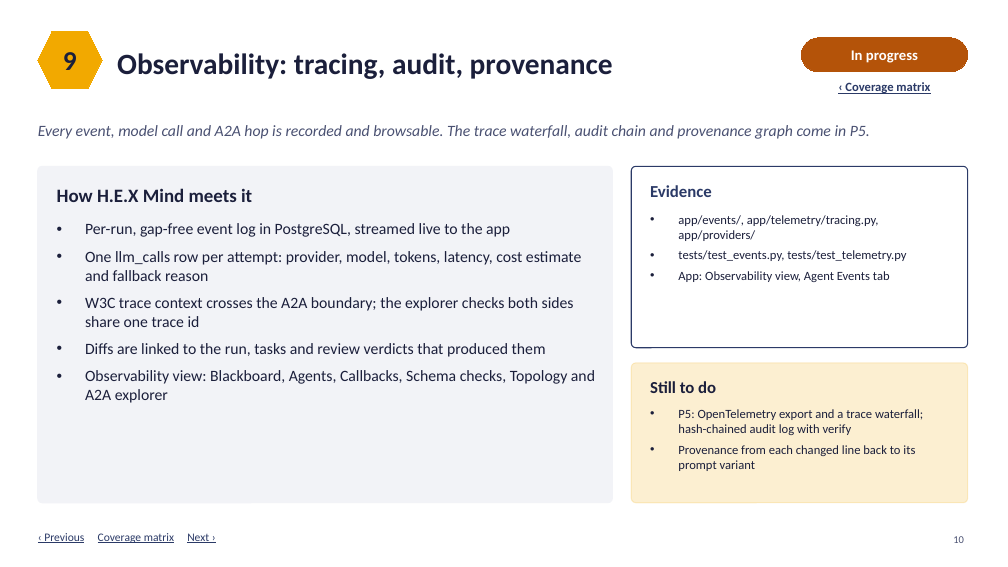
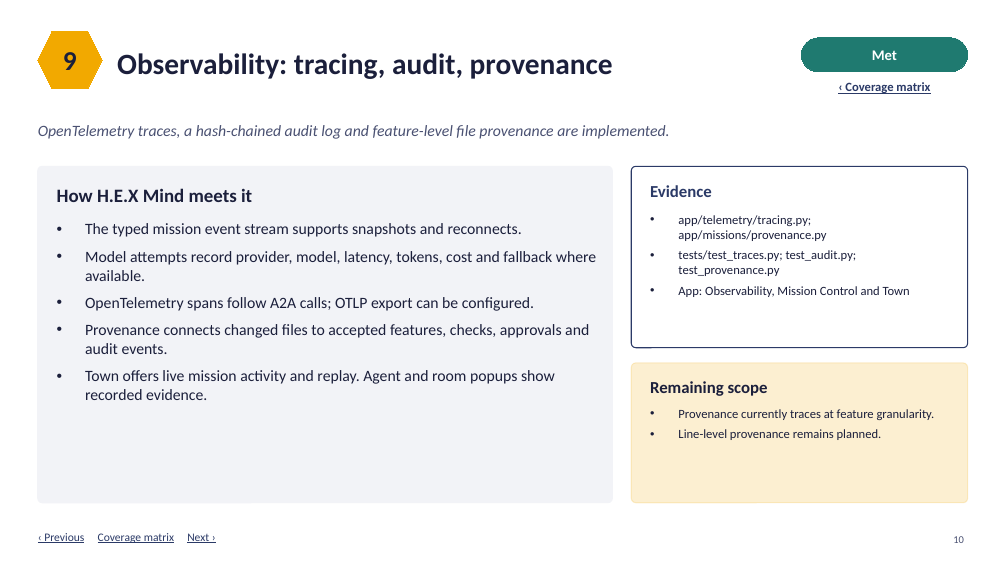
Before and after one commit to Cykikz/HEX, a slide deck: slide 10 of HEX_Mind_Requirements_Coverage_v2.pptx. Drawn at 1008x567 pixels with LibreOffice and Linux fonts; fonts in the diff are those of the drawing. Boxes give left, top, right and bottom in pixels: in the first picture for what was removed or moved away, otherwise in the second. Text is boxed around its words. In the diff, an @@ line names an element or a change of style, - is before the commit and + after.

Commit message:
Refresh course requirements coverage and record HEX Town

```diff
--- a/HEX_Mind_Requirements_Coverage_v2.pptx
+++ b/HEX_Mind_Requirements_Coverage_v2.pptx
@@ rounded rectangle "Met" at box(802, 38, 968, 72): fill #B45309 to #1F7A70; outline #B45309 0.75 pt to #1F7A70 0.75 pt @@
@@ text in rounded rectangle at box(872, 50, 897, 60): text changed @@
-In progress
+Met
@@ text at box(38, 125, 670, 139): text changed @@
-Every event, model call and A2A hop is recorded and browsable. The trace waterfall, audit chain and provenance graph come in P5.
+OpenTelemetry traces, a hash-chained audit log and feature-level file provenance are implemented.
@@ text at box(85, 223, 596, 400): text changed @@
-• Per-run, gap-free event log in PostgreSQL, streamed live to the app
-• One llm_calls row per attempt: provider, model, tokens, latency, cost estimate and fallback reason
-• W3C trace context crosses the A2A boundary; the explorer checks both sides share one trace id
-• Diffs are linked to the run, tasks and review verdicts that produced them
-• Observability view: Blackboard, Agents, Callbacks, Schema checks, Topology and A2A explorer
+• The typed mission event stream supports snapshots and reconnects.
+• Model attempts record provider, model, latency, tokens, cost and fallback where available.
+• OpenTelemetry spans follow A2A calls; OTLP export can be configured.
+• Provenance connects changed files to accepted features, checks, approvals and audit events.
+• Town offers live mission activity and replay. Agent and room popups show recorded evidence.
@@ text at box(678, 215, 910, 297): text changed @@
-• app/events/, app/telemetry/tracing.py, app/providers/
-• tests/test_events.py, tests/test_telemetry.py
-• App: Observability view, Agent Events tab
+• app/telemetry/tracing.py; app/missions/provenance.py
+• tests/test_traces.py; test_audit.py; test_provenance.py
+• App: Observability, Mission Control and Town
@@ text at box(650, 381, 768, 396): text changed @@
-Still to do
+Remaining scope
@@ text at box(678, 409, 935, 440): text changed @@
-• P5: OpenTelemetry export and a trace waterfall; hash-chained audit log with verify
-• Provenance from each changed line back to its prompt variant
+• Provenance currently traces at feature granularity.
+• Line-level provenance remains planned.
```
Also in this commit, not shown: 12 other slides changed, 1 other file.
